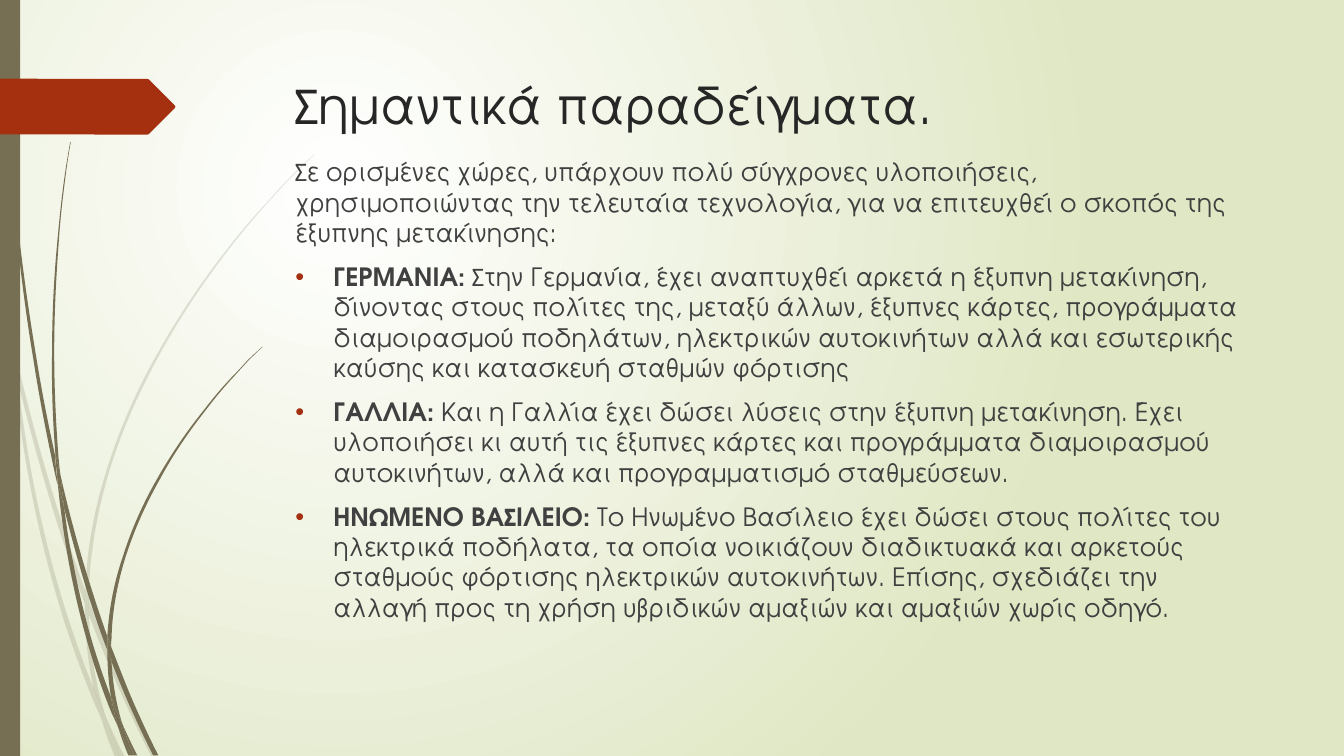
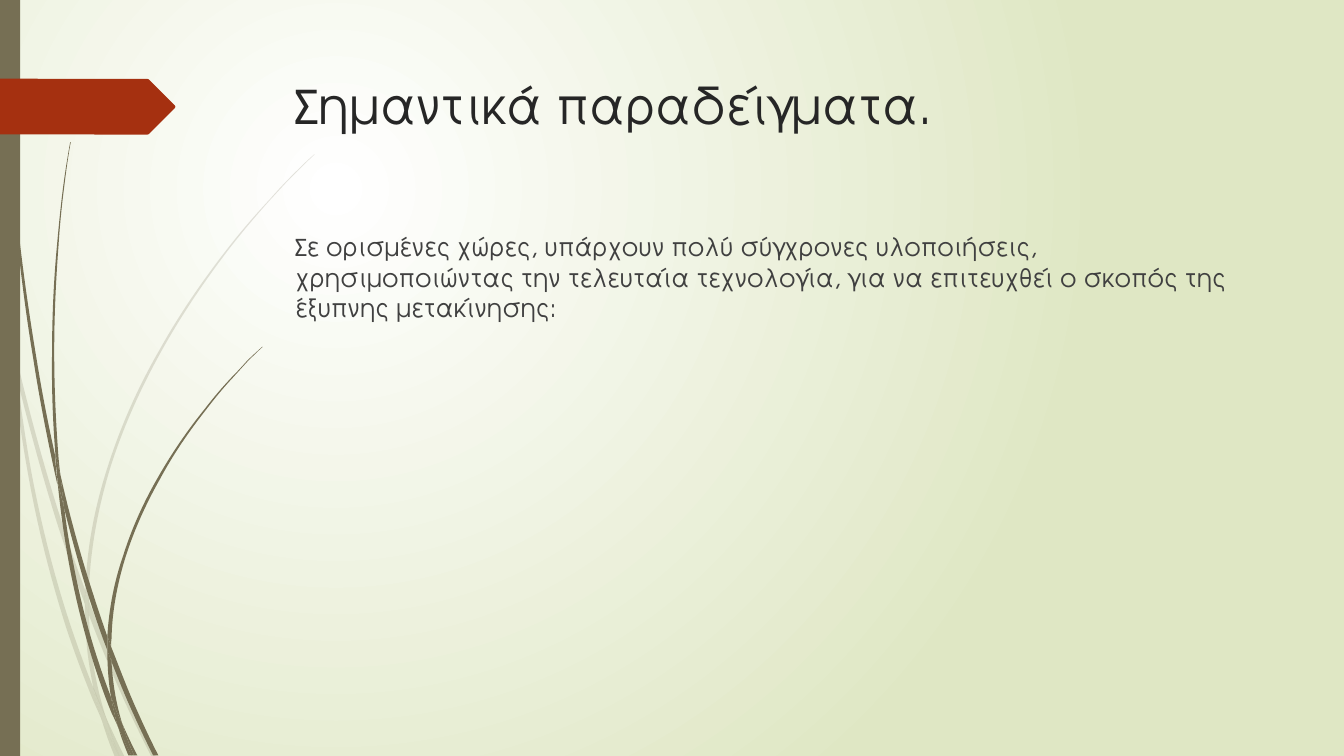
Before and after one commit to GeorgeMC2610/Contiki-Cooja-Simulations, a slide deck: slide 7 of final/p19204.pptx. Drawn at 1344x756 pixels with LibreOffice and Linux fonts; fonts in the diff are those of the drawing. Boxes give left, top, right and bottom in pixels: in the first picture for what was removed or moved away, otherwise in the second. Text is boxed around its words. In the diff, an @@ line names an element or a change of style, - is before the commit and + after.

```diff
--- a/final/p19204.pptx
+++ b/final/p19204.pptx
@@ text "Σε ορισμένες χώρες, υπάρχουν πολύ ..." moved from (x1=295, y1=162, x2=1237, y2=623) to (x1=295, y1=237, x2=1226, y2=322) @@
@@ text at (x1=333, y1=267, x2=1237, y2=623): paragraphs removed @@
-• ΓΕΡΜΑΝΙΑ: Στην Γερμανία, έχει αναπτυχθεί αρκετά η έξυπνη μετακίνηση, δίνοντας στους πολίτες της, μεταξύ άλλων, έξυπνες κάρτες, προγράμματα διαμοιρασμού ποδηλάτων, ηλεκτρικών αυτοκινήτων αλλά και εσωτερικής καύσης και κατασκευή σταθμών φόρτισης
-• ΓΑΛΛΙΑ: Και η Γαλλία έχει δώσει λύσεις στην έξυπνη μετακίνηση. Έχει υλοποιήσει κι αυτή τις έξυπνες κάρτες και προγράμματα διαμοιρασμού αυτοκινήτων, αλλά και προγραμματισμό σταθμεύσεων.
-• ΗΝΩΜΕΝΟ ΒΑΣΙΛΕΙΟ: Το Ηνωμένο Βασίλειο έχει δώσει στους πολίτες του ηλεκτρικά ποδήλατα, τα οποία νοικιάζουν διαδικτυακά και αρκετούς σταθμούς φόρτισης ηλεκτρικών αυτοκινήτων. Επίσης, σχεδιάζει την αλλαγή προς τη χρήση υβριδικών αμαξιών και αμαξιών χωρίς οδηγό.
```
Also in this commit, not shown: 1 other slide changed, 4 slides added.
